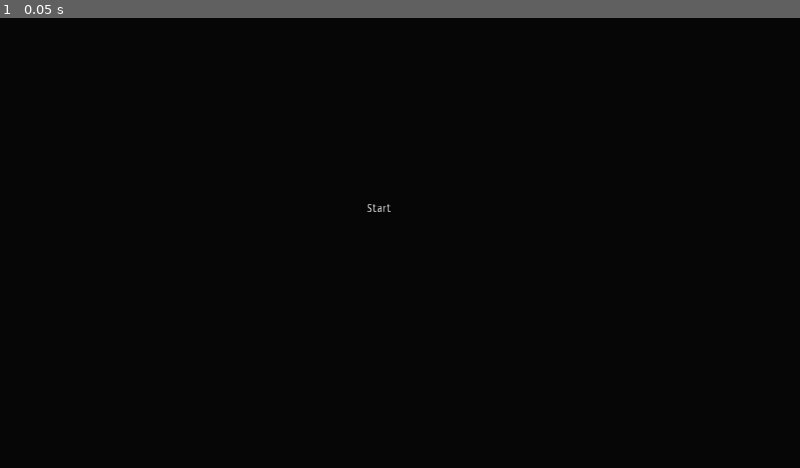
Above: before the commit, frame 1.
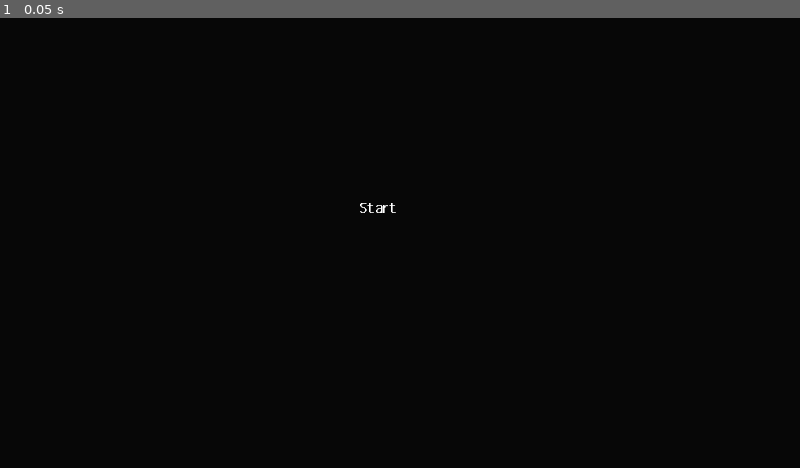
Above: after the commit, the same moment.

Repository: CarpenterBlue/Royal-Shift
Game: Godot game, scene res://Main.tscn
Two runs of this game, one before a commit and one after it. Both use one fixed random seed, a clock stepped at 60 frames per second and the inputs below.
Inputs:
- Up to frame 1 (0.05 s): no input

The runs differ from the first frame. In frame 1, less than 0.1% of the frame differs, in the area x 45-50%, y 41-44%.

Commit message:
pixel ultima

Diff:
--- a/Main.tscn
+++ b/Main.tscn
@@ -1,4 +1,6 @@
-[gd_scene load_steps=2 format=2]
+[gd_scene load_steps=3 format=2]
+
+[ext_resource path="res://fonts/pixel_ultima.tres" type="DynamicFont" id=1]
 
 [sub_resource type="GDScript" id=1]
 script/source = "extends TextureButton
@@ -25,6 +27,7 @@
 [node name="Label" type="Label" parent="Start"]
 anchor_right = 1.0
 anchor_bottom = 1.0
+custom_fonts/font = ExtResource( 1 )
 text = "Start"
 align = 1
 valign = 1
--- /dev/null
+++ b/fonts/pixel_ultima.tres
@@ -0,0 +1,8 @@
+[gd_resource type="DynamicFont" load_steps=2 format=2]
+
+[ext_resource path="res://fonts/pixel-ultima-bold.ttf" type="DynamicFontData" id=1]
+
+[resource]
+extra_spacing_char = 1
+extra_spacing_space = 2
+font_data = ExtResource( 1 )
--- a/project.godot
+++ b/project.godot
@@ -24,6 +24,7 @@
 [gui]
 
 common/drop_mouse_on_gui_input_disabled=true
+theme/custom_font="res://fonts/pixel_ultima.tres"
 
 [input]
 
@@ -69,4 +70,5 @@
 
 [rendering]
 
+quality/driver/driver_name="GLES2"
 environment/default_environment="res://default_env.tres"
Binary file added: fonts/pixel-ultima-bold.ttf
